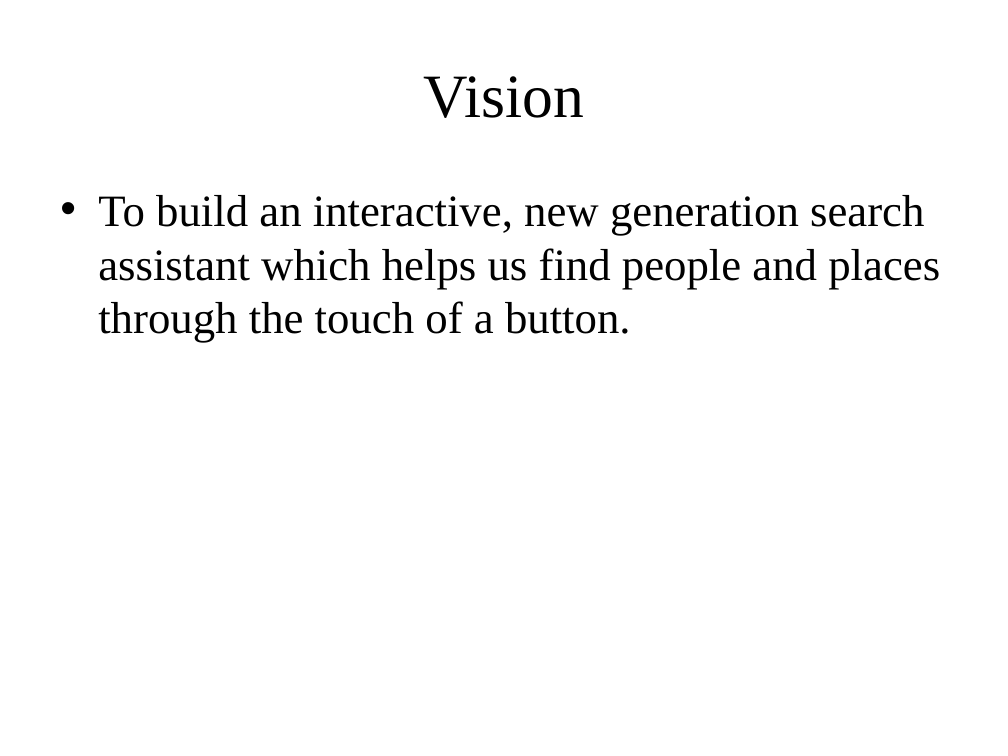
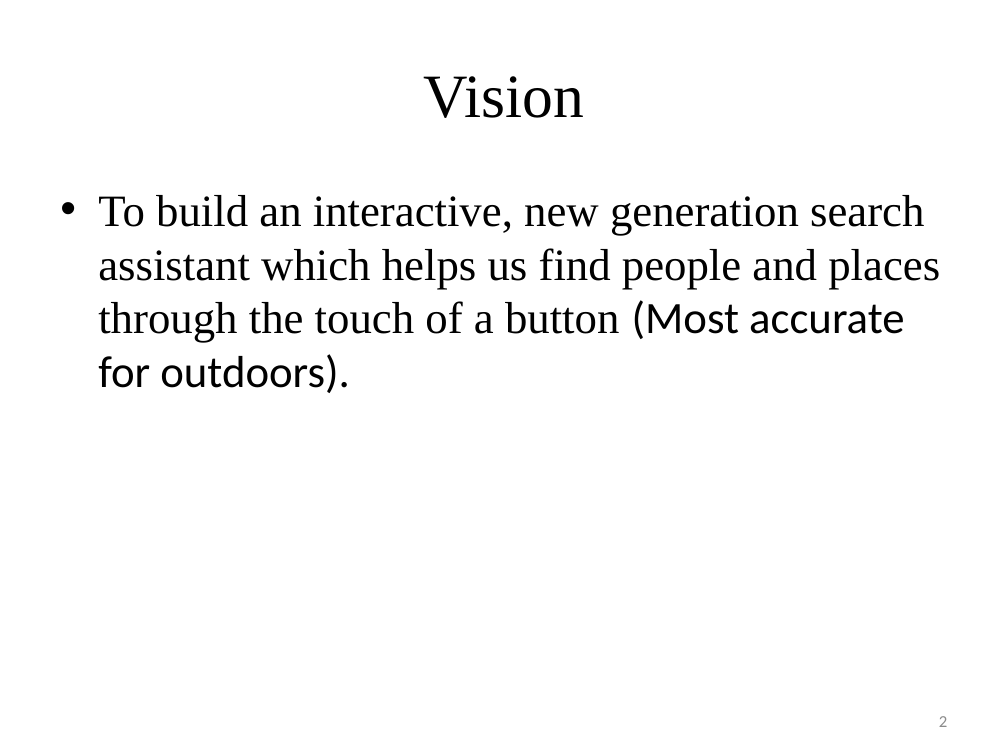
Before and after one commit to chiranthan/AugmentMe, a slide deck: slide 2 of Project FindMe - The whole Idea.pptx. Drawn at 1008x756 pixels with LibreOffice and Linux fonts; fonts in the diff are those of the drawing. Boxes give left, top, right and bottom in pixels: in the first picture for what was removed or moved away, otherwise in the second. Text is boxed around its words. In the diff, an @@ line names an element or a change of style, - is before the commit and + after.

```diff
--- a/Project FindMe - The whole Idea.pptx
+++ b/Project FindMe - The whole Idea.pptx
@@ text at [98,195,940,393]: text changed @@
-• To build an interactive, new generation search assistant which helps us find people and places through the touch of a button.
+• To build an interactive, new generation search assistant which helps us find people and places through the touch of a button (Most accurate for outdoors).
@@ page number added at [939,716,947,727], 12 pt, text #8C8C8C @@
+2
```
Also in this commit, not shown: 19 other slides changed, 10 slides added, 1 slide removed, 1 other file.
